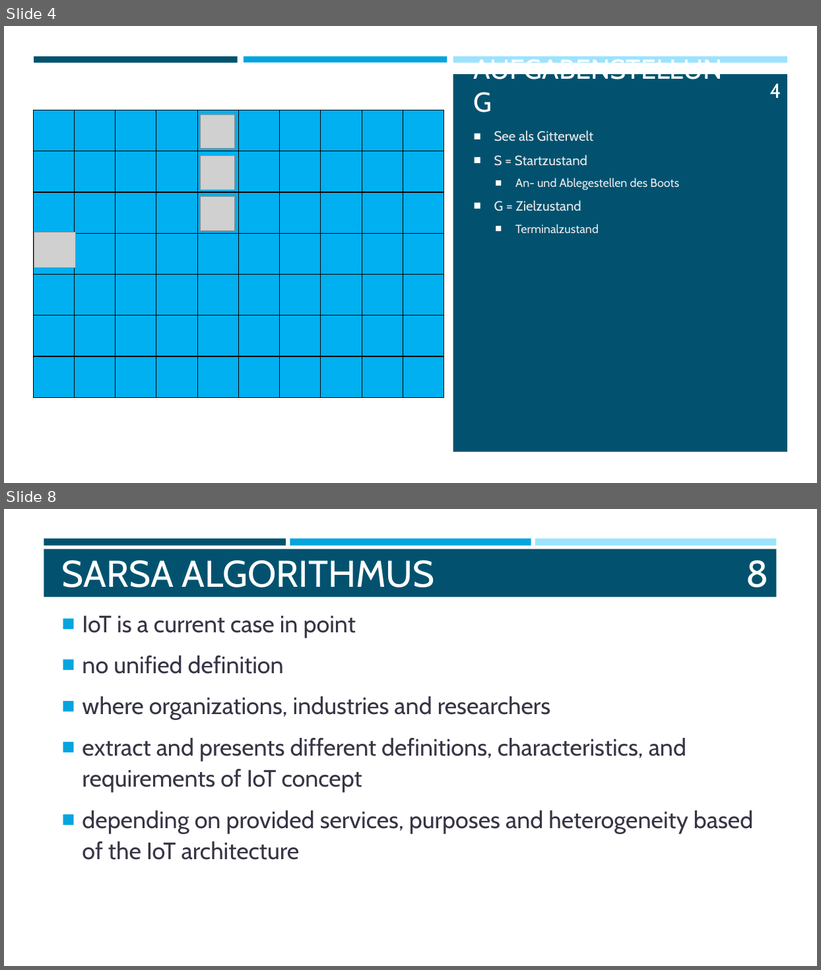
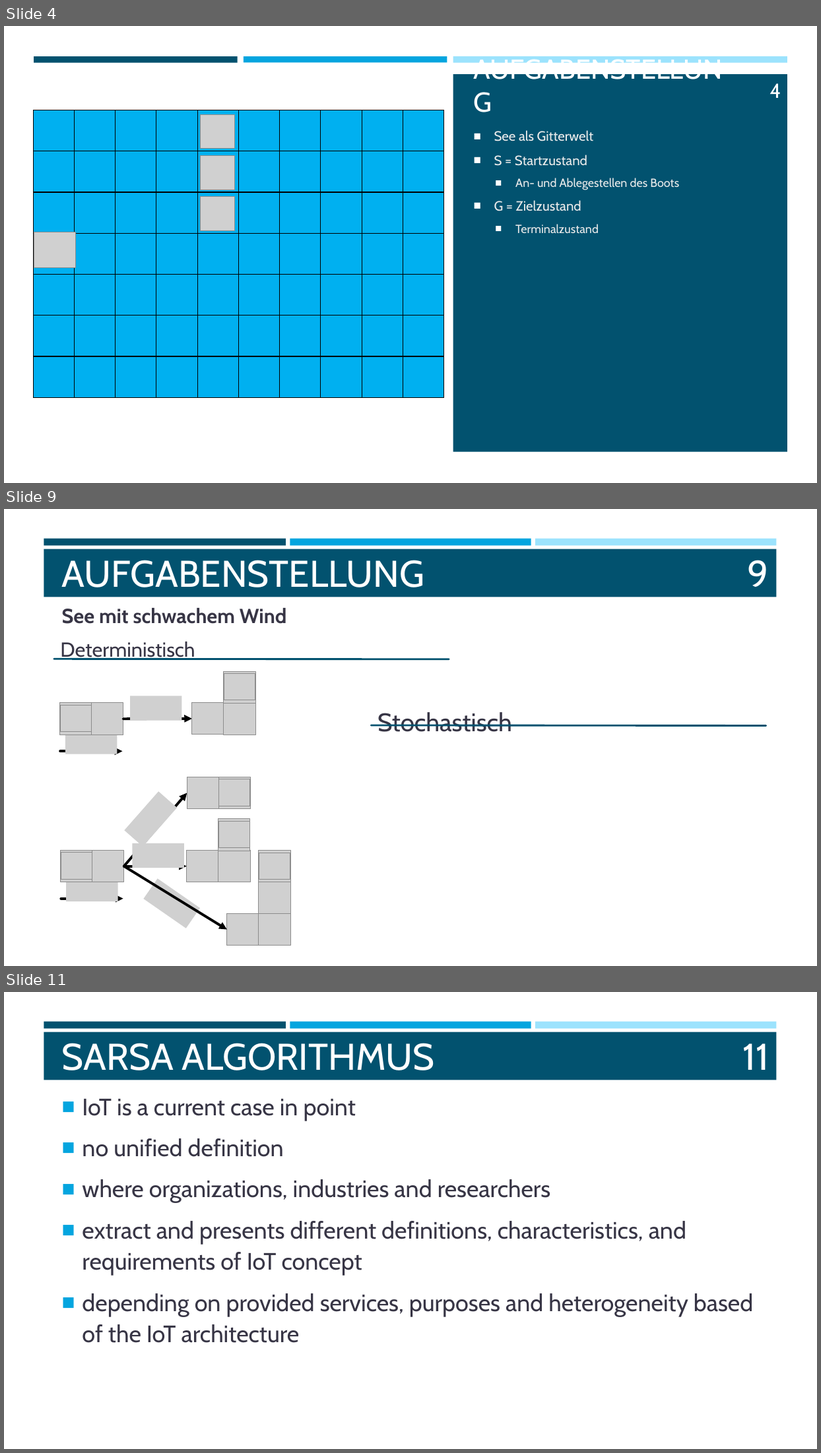
Before and after one commit to mzakarian/Reinforcement-Learning-SARSA-Q-Learning, a slide deck: misc/WISSEN.pptx. Shown one above the other, each under a label of ours: slides 4 and 8 before the commit, slides 4, 9 and 11 after it; the slides between them are not shown. The pictures are 821x970 and 821x1453 pixels, drawn with LibreOffice and Linux fonts; fonts in the diff are those of the drawing; grey boxes stand for pictures. Boxes give left, top, right and bottom in pixels: in the first picture for what was removed or moved away, otherwise in the second. Text is boxed around its words. In the diff, an @@ line names an element or a change of style, - is before the commit and + after.

```diff
--- a/misc/WISSEN.pptx
+++ b/misc/WISSEN.pptx
@@ slide 9 added at <box>4,509,817,966</box>, background #FFFFFF; not listed: 4 template elements that a slide beside it also shows @@
@@ title added at <box>62,560,425,588</box>, 44 pt, text #FFFFFF @@
+AUFGABENSTELLUNG
@@ page number added at <box>748,560,769,587</box>, 44 pt, text #FFFFFF @@
+9
@@ text added at <box>62,608,287,624</box>, 24.1 pt, text #373545, bold @@
+See mit schwachem Wind
@@ text added at <box>60,642,195,660</box>, 24 pt, text #373545 @@
+Deterministisch
@@ line added from (450, 659) to (54, 659), #02526F 2.25 pt @@
@@ group added at <box>192,671,255,735</box>: 4 pictures @@
@@ picture added at <box>59,703,91,735</box> @@
@@ picture added at <box>60,706,91,732</box> @@
@@ picture added at <box>91,703,123,735</box> @@
@@ picture added at <box>130,696,182,721</box> @@
@@ arrow added from (123, 719) to (192, 719), #000000 3 pt @@
@@ line added from (766, 726) to (371, 725), #02526F 2.25 pt @@
@@ text added at <box>378,712,512,732</box>, 30 pt, text #373545 @@
+Stochastisch
@@ picture added at <box>65,730,118,755</box> @@
@@ arrow added from (60, 751) to (122, 751), #000000 3 pt @@
@@ picture added at <box>187,778,218,809</box> @@
@@ picture added at <box>218,778,250,809</box> @@
@@ picture added at <box>218,780,250,807</box> @@
@@ arrow added from (124, 867) to (187, 793), #000000 3 pt @@
@@ picture added at <box>124,791,177,846</box> @@
@@ group added at <box>187,819,250,883</box>: 4 pictures @@
@@ picture added at <box>132,843,184,867</box> @@
@@ picture added at <box>60,851,92,883</box> @@
@@ picture added at <box>61,853,92,880</box> @@
@@ picture added at <box>92,851,123,883</box> @@
@@ group added at <box>227,851,290,946</box>: 5 pictures @@
@@ picture added at <box>66,877,118,902</box> @@
@@ arrow added from (124, 867) to (187, 867), #000000 3 pt @@
@@ arrow added from (124, 867) to (227, 930), #000000 3 pt @@
@@ picture added at <box>144,879,200,929</box> @@
@@ arrow added from (61, 899) to (123, 899), #000000 3 pt @@
@@ what was slide 8 is now slide 11 @@
@@ page number at <box>743,1043,769,1070</box>: text changed @@
-8
+11
```
Also in this commit, not shown: 3 slides changed, 2 other slides added.
